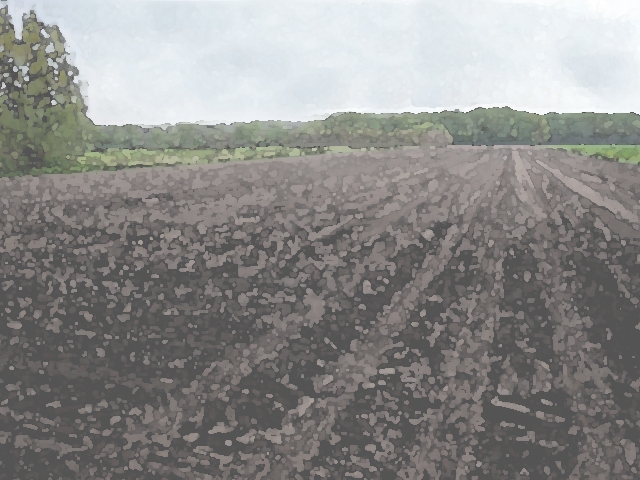
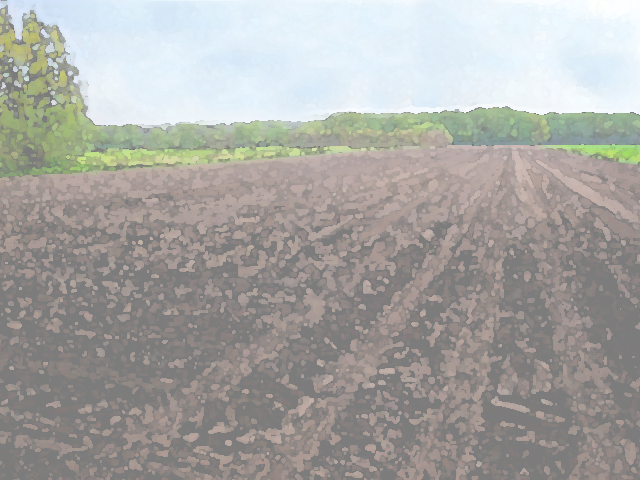
Revision of a layered 640×480 image; what changed, layer by layer:
pixels changed over bbox(0, 0, 640, 480) (layer not identified)
